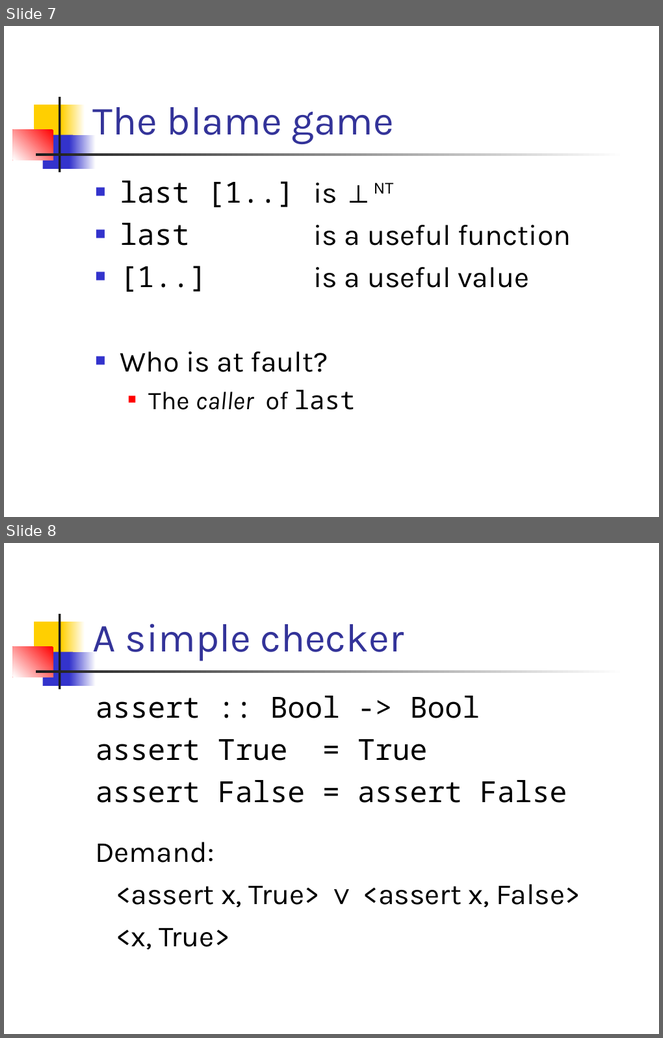
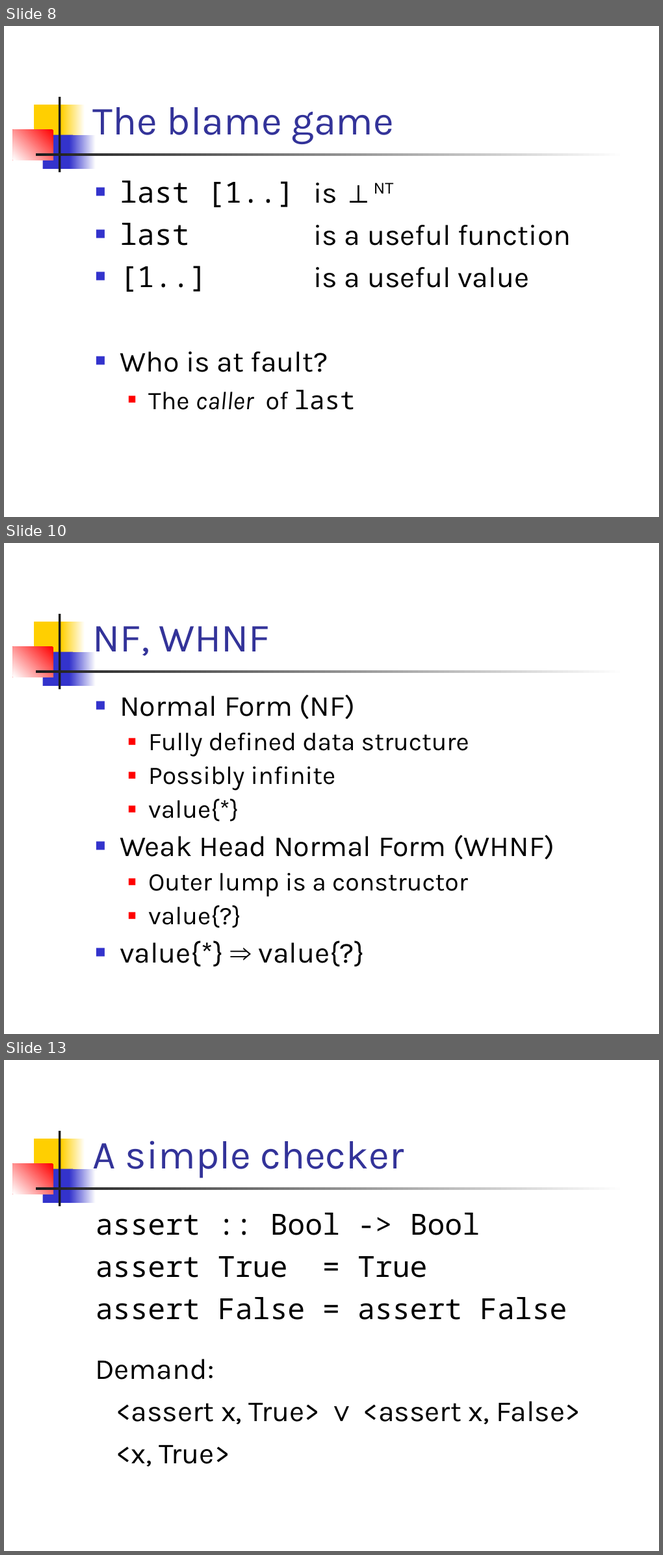
Before and after one commit to ndmitchell/catch, a slide deck: academic/plasma-presentation-termination/catch.ppt. Shown one above the other, each under a label of ours: slides 7 and 8 before the commit, slides 8, 10 and 13 after it; the slides between them are not shown. The pictures are 663x1038 and 663x1555 pixels, drawn with LibreOffice and Linux fonts; fonts in the diff are those of the drawing. Boxes give left, top, right and bottom in pixels: in the first picture for what was removed or moved away, otherwise in the second. Text is boxed around its words. In the diff, an @@ line names an element or a change of style, - is before the commit and + after.

```diff
--- a/academic/plasma-presentation-termination/catch.ppt
+++ b/academic/plasma-presentation-termination/catch.ppt
@@ slide 10 added at box(4, 543, 659, 1034), background #FFFFFF; not listed: 7 template elements that a slide beside it also shows @@
@@ title added at box(93, 626, 270, 656), 44 pt, text #333399 @@
+NF, WHNF
@@ text added at box(120, 694, 555, 967), 28 pt, text #000000 @@
+■ Normal Form (NF)
+  ■ Fully defined data structure
+  ■ Possibly infinite
+  ■ value{*}
+■ Weak Head Normal Form (WHNF)
+  ■ Outer lump is a constructor
+  ■ value{?}
+■ value{*} ⇒ value{?}
@@ what was slide 7 is now slide 8 @@
@@ what was slide 8 is now slide 13 @@
```
Also in this commit, not shown: 4 other slides added.
